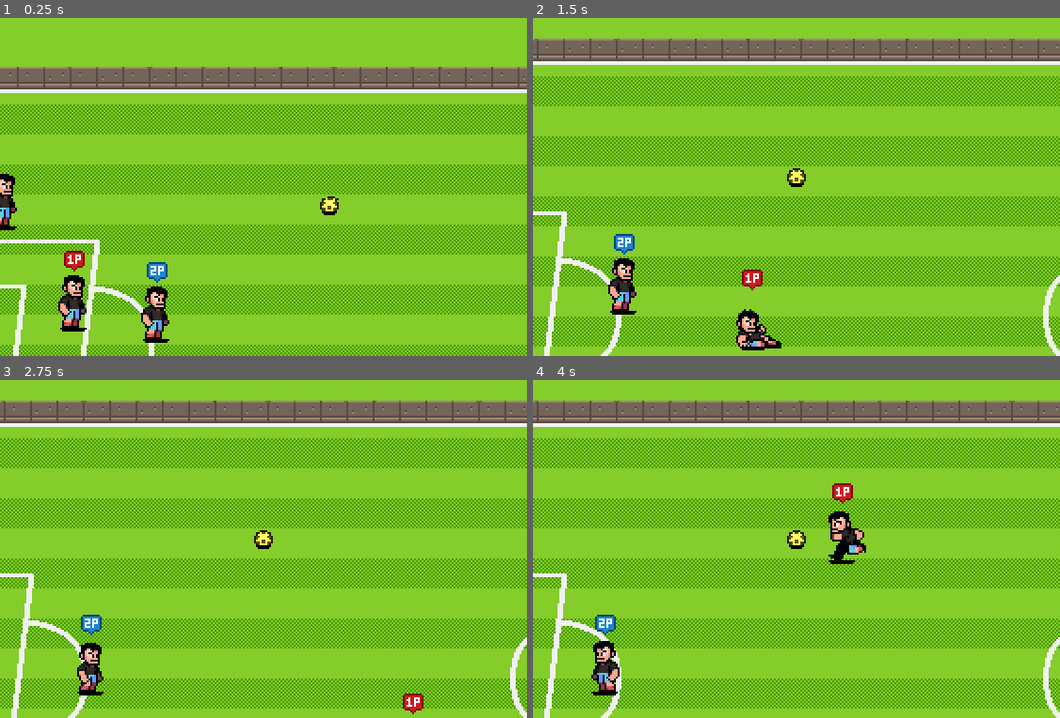
Above: before the commit, frames 1-4 (two rows, left to right).
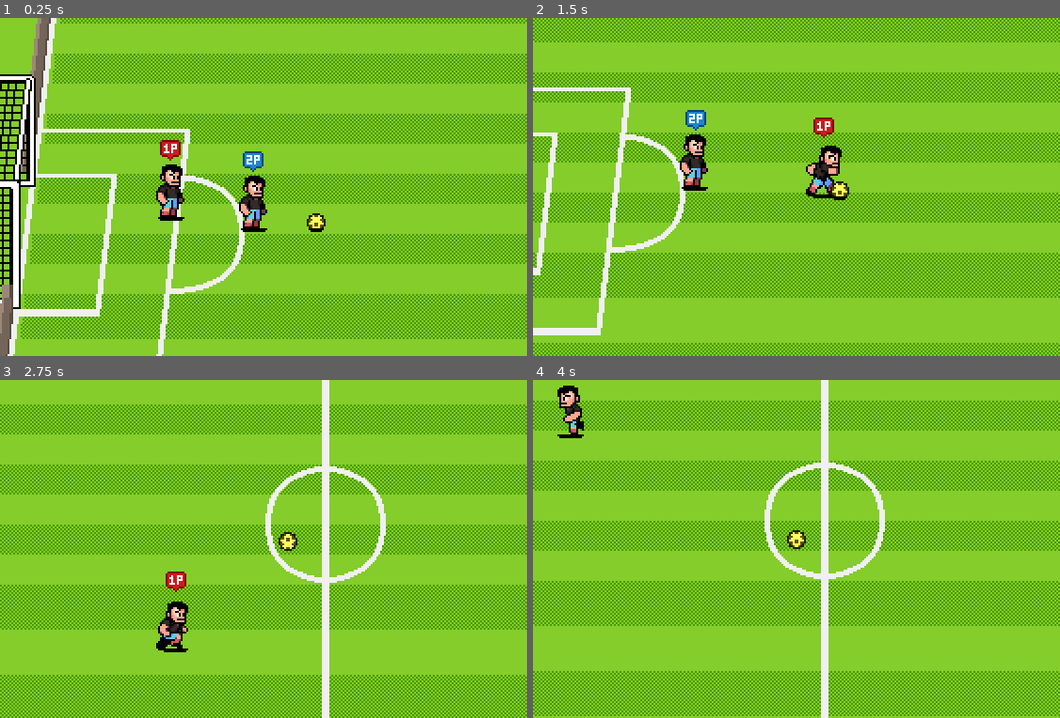
Above: after the commit, the same moments.

Repository: seedgs/SoccerCourse
Game: Godot game, scene res://scenes/world.tscn
Two runs of this game, one before a commit and one after it. Both use one fixed random seed, a clock stepped at 60 frames per second and the inputs below.
Inputs:
- Up to frame 1 (0.25 s): no input
- Up to frame 2 (1.5 s): hold Right (P1_right) 0.53-1.28 s; tap , (P1_pass) at 0.6 s; hold Down (P1_down) from 1.28 s (still down); tap . (P1_shootTheBall) at 1.35 s
- Up to frame 3 (2.75 s): release Down (P1_down) at 2.03 s; hold Right (P1_right) from 2.03 s (still down); tap S (P2_down) at 2.1 s
- Up to frame 4 (4 s): release Right (P1_right) at 2.78 s; hold Up (P1_up) 2.78-3.53 s; tap A (P2_left) at 2.85 s; hold Left (P1_left) from 3.53 s (still down); tap 1 (P2_pass) at 3.6 s

The runs differ from the first frame. In frame 1, 54% of the frame differs, in the area x 0-100%, y 0-100%; in frame 2, 28%; in frame 3, 41%; in frame 4, 39%.

Commit message:
(传球时球的高度问题未解决)投球效果的创建

Diff:
--- a/scenes/ball/ball.gd
+++ b/scenes/ball/ball.gd
@@ -3,6 +3,7 @@
 extends AnimatableBody2D # 继承自 AnimatableBody2D
 
 const BOUNCINESS := 0.65
+const DISTANCE_HIGH_PASS := 130.0
 
 enum State {CARRIED, FREEFORM, SHOT} # 枚举 球 的状态
 
@@ -13,6 +14,11 @@
 @onready var ball_shadow_sprite : Sprite2D = %ShadowSprite # （注意调用的名称）获取精灵节点的 “引用”（Godot引擎内需要设置“唯一名称访问”）
 
 @onready var animation_player : AnimationPlayer = %AnimationPlayer # 获取动画播放器的 “引用”（Godot引擎内需要设置“唯一名称访问”）
+
+
+@export var air_connect_max_height : float
+
+@export var air_connect_min_height : float
 
 @export var friction_air : float # 球在空中的摩擦力
 
@@ -40,7 +46,11 @@
 	if current_state != null: # 如果球的当前状态 不为 null
 		current_state.queue_free() # 清除当前状态
 	current_state = state_factory.get_fresh_state(state) # 创建 “新” 状态
-	current_state.setup(self, player_direction_area, carried, animation_player, ball_sprite, ball_shadow_sprite) # 传入状态数据
+	current_state.setup(self,
+		player_direction_area,
+		carried, animation_player,
+		ball_sprite,
+		ball_shadow_sprite) # 传入状态数据
 	current_state.state_transition_requested.connect(switch_state.bind()) # 球 收到 信号
 	current_state.name = "BallStateMachine"
 	call_deferred("add_child", current_state)
@@ -63,7 +73,7 @@
 	# 这里的 velocity 数值 其实就是  “player_state_shooting.gd” 的 “shoot_ball()” 方法的 state_data.shot_direction * state_data.shot_power 的数值！
 	velocity = shot_velocity
 
-	# 当球射出去后， 携带者（触碰者）为 null（可以理解为在空中！）
+	# 当球射出去后， 没有人触碰到球（可以理解为在空中！）
 	carried = null
 
 	# 转为 球的 射击状态，也就是转去 对应的 “ball_state_shot.gd”
@@ -78,13 +88,16 @@
 
 	# .distance_to()方法可以计算两个坐标轴间的距离
 	# 初始坐标为球在射出瞬间的坐标，结束坐标为 “target”坐标”
-	var distance := position.distance_to(destination) # 传球的距离 x
+	var distance := position.distance_to(destination) # 传球的距离
 
 	# 详情可查阅 “information_to_help_understand” 下的资料）
-	var intensity := sqrt(2 * distance * friction_ground) # 传球的距离 x
+	var intensity := sqrt(2 * distance * friction_ground) # 传球的初速
 
 	# “intensity”，其实就是球的初速度 v0
 	velocity = intensity * direction # 球的速度 = 球的初速度v0 * 球的方向
+
+	if distance > DISTANCE_HIGH_PASS:
+		height_velocity = BallState.GRAVITY * distance / (1.8 * intensity)
 
 	# 球被射出后，没有携带者，所以为 null
 	carried = null
@@ -93,5 +106,21 @@
 	switch_state(Ball.State.FREEFORM)
 
 
+# 球停止时的方法
 func stop() -> void:
 	velocity = Vector2.ZERO
+
+
+# 当前球进入的是什么状态的方法
+func can_air_intersct() -> bool:
+
+	# 设置了进入球的自由状态 返回 “true”
+	# 否则 球为默认状态 返回 “false”
+	# 此方法的目的 是 为了检测玩家 是否是 射门或者携带状态
+	# 如果是 另一玩家可以 转入 凌空抽射 或者 投球状态
+	return current_state != null and current_state.can_air_interact()
+
+
+
+func can_air_connect() -> bool:
+	return height <= air_connect_max_height and height >= air_connect_min_height
--- a/scenes/ball/ball_states/ball_state.gd
+++ b/scenes/ball/ball_states/ball_state.gd
@@ -70,3 +70,11 @@
 		# 可以 按照下面方法去写（self 为 父类 也就是本脚本）
 		if self is BallStateShot: # 这里修改的是 球 在碰到门框后，球反弹的效果
 			_exit_tree() # 也就是当球碰到门框后，球就不再形变，只有摩擦力！
+
+# can_air_interact()方法只是单纯询问是否有进入当前状态
+# 当前状态 为 球的默认状态
+# 也就是说 是否有进入当前 球的默认状态
+# 在不进入其他状态的时候，代码执行都是 进入球的默认状态
+# 也就是 返回 “false”
+func can_air_interact() -> bool:
+	return false
--- a/scenes/ball/ball_states/ball_state_freeform.gd
+++ b/scenes/ball/ball_states/ball_state_freeform.gd
@@ -25,3 +25,10 @@
 	process_gravity(delta, ball.BOUNCINESS) # 执行 过程中的重力方法（传参：delta 和 BOUNCINESS）
 	move_and_bound(delta) # move_and_collide()已经被 move_and_bound()方法所包含，所以里面的参数直接为 delta(增量)
 	#ball.move_and_collide(ball.velocity * delta) # 球移动！（自由状态下的球 也需要移动，类似于落地后受摩擦力，然后停下来）
+
+# can_air_interact()方法只是单纯询问是否有进入当前状态
+# 当前状态 为 球的自由状态
+# 也就是说 是否有进入当 球的自由状态
+# 进入了 球的自由状态 就返回 “true”
+func can_air_interact() -> bool:
+	return true
--- a/scenes/ball/ball_states/ball_state_shot.gd
+++ b/scenes/ball/ball_states/ball_state_shot.gd
@@ -44,7 +44,7 @@
 		#ball.move_and_collide(ball.velocity * delta) # 球移动！ 球的移动速度为时间的增量
 
 func _exit_tree() -> void: # 状态结束时， 球恢复原有状态
-	sprite_ball.scale.x = 1.0
+	sprite_ball.scale.x = 1
 	sprite_ball.skew = 0
 	sprite_ball.position.y = 0
 	sprite_shadow.scale.x = 0
--- a/scenes/characters/character_states/player_state.gd
+++ b/scenes/characters/character_states/player_state.gd
@@ -3,7 +3,9 @@
 extends Node
 
 # 这里 “State_data: PlayerStateData” 是发送来自 “Player_state_data.gd” 的 数据
-signal state_transition_requested(new_state: Player.State, State_data: PlayerStateData) # 发出一个 “状态” 信号！
+signal state_transition_requested(
+	new_state: Player.State,
+	State_data: PlayerStateData) # 发出一个 “状态” 信号！
 
 var animation_player : AnimationPlayer = null # 这里 “animation_player” 是一个引用，目的是通过 “animation_player”，可以直接访问“Player”父节点下的“AnimationPlayer”组件
 
@@ -15,11 +17,21 @@
 
 var teammate_detection_area : Area2D = null
 
-func steup(context_animation_player: AnimationPlayer, context_ball: Ball, context_player: Player, context_data: PlayerStateData, conetxt_teammate_detection_area: Area2D) -> void: # 创建一个设置方法（"setup()"），分别传入参数
+var ball_detection_area :Area2D = null
+
+func steup(
+	context_animation_player: AnimationPlayer,
+	context_ball: Ball,
+	context_ball_detection_area: Area2D,
+	context_player: Player,
+	context_data: PlayerStateData,
+	conetxt_teammate_detection_area: Area2D) -> void: # 创建一个设置方法（"setup()"），分别传入参数
 
 	animation_player = context_animation_player
 
 	ball = context_ball
+
+	ball_detection_area = context_ball_detection_area
 
 	player = context_player
 
@@ -31,7 +43,8 @@
 
 # 这个方法 可以使 “state_transition_requested.emit()” 直接变成 “trainsition_state()” 被调用
 # 这个方法也包括可以使用 “trainsition_state()” 内的参数，只要在 “signal state_transition_requested()” 内设置参数即可
-func transition_state(new_state: Player.State, state_data: PlayerStateData = PlayerStateData.new()) -> void:
+func transition_state(new_state: Player.State,
+		state_data: PlayerStateData = PlayerStateData.new()) -> void:
 	state_transition_requested.emit(new_state, state_data)
 
 func on_animation_complete() -> void: # 此处的方法 为空， 任何状态脚本可以调用这个方法，并重写
--- /dev/null
+++ b/scenes/characters/character_states/player_state_bicycle_kick.gd
@@ -0,0 +1,3 @@
+class_name PlayerStateBicycleKick
+
+extends PlayerState
--- /dev/null
+++ b/scenes/characters/character_states/player_state_header.gd
@@ -0,0 +1,28 @@
+class_name PlayerStateHeader
+
+extends PlayerState
+
+const HEIGHT_START := 0.1
+const HEIGHT_VELOCITY := 1.5
+const BONUS_POWER := 1.3
+
+func _enter_tree() -> void:
+	animation_player.play("header")
+	player.height = HEIGHT_START
+	player.height_velocity = HEIGHT_VELOCITY
+
+	# 连接Godot创建的 “BallDetectionArea” 检测区域
+	ball_detection_area.body_entered.connect(on_ball_entered.bind())
+
+func on_ball_entered(contact_ball: Ball) -> void:
+	if contact_ball.can_air_connect():
+		contact_ball.shoot(player.velocity.normalized() * player.power *BONUS_POWER)
+
+
+func _process(_delta: float) -> void:
+
+	# 当玩家接触地面时
+	if player.height == 0:
+
+		# 玩家转换为 恢复状态
+		transition_state(Player.State.RECOVERING)
--- a/scenes/characters/character_states/player_state_moving.gd
+++ b/scenes/characters/character_states/player_state_moving.gd
@@ -26,14 +26,36 @@
 	if player.velocity != Vector2.ZERO:
 		teammate_detection_area.rotation = player.velocity.angle()
 
-	if player.has_ball() and KeyUtils.is_action_just_pressed(player.control_scheme, KeyUtils.Action.PASS):
-		transition_state(player.State.PASSING)
+	# 玩家持球
+	if player.has_ball():
 
-	# 如果 玩家 持球 且 按下 射门按钮，玩家 进入准备射门状态！
-	if player.has_ball() and KeyUtils.is_action_just_pressed(player.control_scheme, KeyUtils.Action.SHOOT):
-		transition_state(player.State.PREPPING_SHOT)
+		# 如果按下 传球按键
+		if KeyUtils.is_action_just_pressed(player.control_scheme, KeyUtils.Action.PASS):
+
+			# 进入传球状态
+			transition_state(player.State.PASSING)
+
+		# 如果 射门按键
+		elif KeyUtils.is_action_just_pressed(player.control_scheme, KeyUtils.Action.SHOOT):
+
+			# 进入射门状态
+			transition_state(player.State.PREPPING_SHOT)
+
+	# can_air_intersct()方法是
+	# 为了检测玩家 是否是 射门或者携带状态
+	# 如果是 另一玩家可以 转入 凌空抽射 或者 投球状态
+	elif ball.can_air_intersct() and KeyUtils.is_action_just_pressed(player.control_scheme, KeyUtils.Action.SHOOT):
+
+		# 当一名玩家处于 射门或者携带状态 和 按下射门按键后
+		# 另一名玩家 如果移动速度为 0
+		if player.velocity == Vector2.ZERO:
+			pass
+		else:
+
+			# 另一名玩家 在移动的过程中，执行投球动作
+			transition_state(Player.State.HEADER)
 
 
 	# 如果 玩家 速度不为 0 且 按下 铲球 按钮，玩家 进入 铲球状态！
-	if player.velocity != Vector2.ZERO and KeyUtils.is_action_just_pressed(player.control_scheme, KeyUtils.Action.SHOOT):
-		transition_state(Player.State.TACKLING)
+	#if player.velocity != Vector2.ZERO and KeyUtils.is_action_just_pressed(player.control_scheme, KeyUtils.Action.SHOOT):
+		#transition_state(Player.State.TACKLING)
--- a/scenes/characters/character_states/player_state_passing.gd
+++ b/scenes/characters/character_states/player_state_passing.gd
@@ -18,8 +18,6 @@
 		# 方向是：持球玩家(player.heading) 的 方向
 		# 需要在 “player.heading” 加一个速度 50，才能使球移动
 		ball.pass_to(ball.position + player.heading * 50)
-		print(ball.position)
-		print(ball.position + player.heading * 50)
 	else: # 如果有传球目标
 
 		# 球的目标 为 视野最近 目标的位置，方向是：视野最近的目标的方向
--- /dev/null
+++ b/scenes/characters/character_states/player_state_volley_kick.gd
@@ -0,0 +1,3 @@
+class_name PlayerStateVolleyKick
+
+extends PlayerState
--- a/scenes/characters/player.gd
+++ b/scenes/characters/player.gd
@@ -4,7 +4,16 @@
 
 enum ControlScheme {CPU, P1, P2}
 
-enum State {MOVING, TACKLING, RECOVERING, PREPPING_SHOT, SHOOTING, PASSING}
+enum State {
+	BICYCLE_KICK,
+	HEADER,
+	MOVING,
+	PASSING,
+	PREPPING_SHOT,
+	RECOVERING,
+	SHOOTING,
+	TACKLING,
+	VOLLEY_KICK,}
 
 @export var ball : Ball
 
@@ -20,6 +29,8 @@
 
 @onready var teammate_detection_area : Area2D = %TeammateDetectionArea
 
+@onready var ball_detection_area : Area2D = %BallDetectionArea
+
 # 创建图片的 “控制角色” 的 字典索引
 const CONTROL_SCHEME_MAP : Dictionary = {
 	ControlScheme.CPU: preload("res://assets/art/props/cpu.png"),
@@ -27,11 +38,17 @@
 	ControlScheme.P2: preload("res://assets/art/props/2p.png"),
 }
 
+const GRAVITY := 8.0
+
 @onready var control_sprite : Sprite2D = %ControlSprite
 
 var current_state: PlayerState = null # 玩家当前状态的引用
 
 var heading := Vector2.RIGHT # 设 玩家的默认朝向为 右
+
+var height := 0.0
+
+var height_velocity := 0.0
 
 var state_factory := PlayerStateFactory.new()  # 引用 “player_state_facyory”， 并创建新实例
 
@@ -45,26 +62,62 @@
 
 
 # Called every frame. 'delta' is the elapsed time since the previous frame.
-func _process(_delta: float) -> void: # ( )内的 “delta” 如果前面有 “_” 代表此方法的 “delta” 数值被使用，如果 “delta” 没被使用，“_” 应该被加上！
+func _process(delta: float) -> void: # ( )内的 “delta” 如果前面有 “_” 代表此方法的 “delta” 数值被使用，如果 “delta” 没被使用，“_” 应该被加上！
 
 	move_and_slide()
 
 	# player_direction()
+
+	process_gravity(delta)
 
 	flip_sprite()
 
 	set_sprite_visibility()
 
 
-func switch_state(state: Player.State, state_data: PlayerStateData = PlayerStateData.new()) -> void:
+func switch_state(
+	state: Player.State,
+	state_data: PlayerStateData = PlayerStateData.new()) -> void:
 	if current_state != null:
 		current_state.queue_free() # 现有状态存在就销毁它
 	current_state = state_factory.get_fresh_state(state) # 从“player_state_facyory”获取get_fresh_state() 方法，并传入状态
-	current_state.steup(animation_player, ball, self, state_data, teammate_detection_area) # (传入的参数可以给依赖 “Player” 的脚本任意调用！！！)self为 player（传参的顺序按照 “player_state.gd” 的 “setup()” 传参顺序 ）
-	current_state.state_transition_requested.connect(switch_state.bind()) # 接收信号，并绑定
+
+	 # (传入的参数可以给依赖 “Player” 的脚本任意调用！！！)self为 player（传参的顺序按照 “player_state.gd” 的 “setup()” 传参顺序 ）
+	# 修改建议：这里有点长了，可以建立一个包含下面所有依赖项的对象，只需传递这个对象即可
+	current_state.steup(
+		animation_player,
+		ball,
+		ball_detection_area,
+		self,
+		state_data,
+		teammate_detection_area)
+
+	# 接收信号，并绑定
+	current_state.state_transition_requested.connect(switch_state.bind())
 	current_state.name = "PlayerStateMachine: " + str(state)
-	call_deferred("add_child", current_state) # 把 switch_state()添加为子对象，并延迟调用！
 
+	 # 把 switch_state()添加为子对象，并延迟调用！
+	call_deferred("add_child", current_state)
+
+
+
+func process_gravity(delta) -> void:
+	if height > 0:
+
+		# 随时间持续 递减 GRAVITY（每秒减少GRAVITY数值）
+		# 并传入 height_velocity
+		height_velocity -= GRAVITY * delta
+
+		# 每秒减少GRAVITY数值 并递增
+		# 传入 height
+		# 第一次循环 递增 8，第二次循环 递增 0
+		height += height_velocity
+
+		if height <= 0:
+			height = 0
+
+	# 玩家 下面的 阴影的位置 是 上升 height数值（也是就8px）
+	player_sprite.position = Vector2.UP * height
 
 
 func set_movement_animation() -> void: # 人物动画状态
--- a/scenes/characters/player.tscn
+++ b/scenes/characters/player.tscn
@@ -18,6 +18,54 @@
 "transitions": PackedFloat32Array(1),
 "update": 1,
 "values": [0]
+}
+
+[sub_resource type="Animation" id="Animation_eojnx"]
+resource_name = "bycicle_kick"
+length = 4.0
+step = 0.1
+tracks/0/type = "value"
+tracks/0/imported = false
+tracks/0/enabled = true
+tracks/0/path = NodePath("PlayerSprite:frame")
+tracks/0/interp = 1
+tracks/0/loop_wrap = true
+tracks/0/keys = {
+"times": PackedFloat32Array(0, 0.1, 0.2, 0.3),
+"transitions": PackedFloat32Array(1, 1, 1, 1),
+"update": 1,
+"values": [36, 37, 38, 39]
+}
+tracks/1/type = "method"
+tracks/1/imported = false
+tracks/1/enabled = true
+tracks/1/path = NodePath(".")
+tracks/1/interp = 1
+tracks/1/loop_wrap = true
+tracks/1/keys = {
+"times": PackedFloat32Array(0.4),
+"transitions": PackedFloat32Array(1),
+"values": [{
+"args": [],
+"method": &"on_animation_complete"
+}]
+}
+
+[sub_resource type="Animation" id="Animation_7vyk4"]
+resource_name = "header"
+length = 0.2
+step = 0.1
+tracks/0/type = "value"
+tracks/0/imported = false
+tracks/0/enabled = true
+tracks/0/path = NodePath("PlayerSprite:frame")
+tracks/0/interp = 1
+tracks/0/loop_wrap = true
+tracks/0/keys = {
+"times": PackedFloat32Array(0, 0.1),
+"transitions": PackedFloat32Array(1, 1),
+"update": 1,
+"values": [24, 25]
 }
 
 [sub_resource type="Animation" id="Animation_rp718"]
@@ -139,23 +187,60 @@
 "values": [30]
 }
 
+[sub_resource type="Animation" id="Animation_qgnko"]
+resource_name = "volley_kick"
+length = 0.3
+step = 0.1
+tracks/0/type = "value"
+tracks/0/imported = false
+tracks/0/enabled = true
+tracks/0/path = NodePath("PlayerSprite:frame")
+tracks/0/interp = 1
+tracks/0/loop_wrap = true
+tracks/0/keys = {
+"times": PackedFloat32Array(0, 0.1),
+"transitions": PackedFloat32Array(1, 1),
+"update": 1,
+"values": [49, 50]
+}
+tracks/1/type = "method"
+tracks/1/imported = false
+tracks/1/enabled = true
+tracks/1/path = NodePath(".")
+tracks/1/interp = 1
+tracks/1/loop_wrap = true
+tracks/1/keys = {
+"times": PackedFloat32Array(0.2),
+"transitions": PackedFloat32Array(1),
+"values": [{
+"args": [],
+"method": &"on_animation_complete"
+}]
+}
+
 [sub_resource type="AnimationLibrary" id="AnimationLibrary_76oj4"]
 _data = {
 &"RESET": SubResource("Animation_yewv4"),
+&"bycicle_kick": SubResource("Animation_eojnx"),
+&"header": SubResource("Animation_7vyk4"),
 &"idle": SubResource("Animation_rp718"),
 &"kick": SubResource("Animation_6eyoc"),
 &"prep_kick": SubResource("Animation_kqtwu"),
 &"recover": SubResource("Animation_atpat"),
 &"run": SubResource("Animation_76oj4"),
-&"tackle": SubResource("Animation_dyp2m")
+&"tackle": SubResource("Animation_dyp2m"),
+&"volley_kick": SubResource("Animation_qgnko")
 }
 
 [sub_resource type="CapsuleShape2D" id="CapsuleShape2D_rp718"]
 radius = 3.0
-height = 14.0
+height = 10.0
+
+[sub_resource type="CapsuleShape2D" id="CapsuleShape2D_dyp2m"]
+radius = 6.0
+height = 20.0
 
 [node name="Player" type="CharacterBody2D"]
-position = Vector2(4, 0)
 collision_layer = 2
 script = ExtResource("1_yewv4")
 speed = 150.0
@@ -163,7 +248,6 @@
 
 [node name="PlayerSprite" type="Sprite2D" parent="."]
 unique_name_in_owner = true
-position = Vector2(-4, 0)
 texture = ExtResource("1_rp718")
 centered = false
 offset = Vector2(-16, -32)
@@ -184,7 +268,7 @@
 autoplay = "idle"
 
 [node name="CollisionShape2D" type="CollisionShape2D" parent="."]
-position = Vector2(-4, -3)
+position = Vector2(0, -2)
 rotation = 1.5708
 shape = SubResource("CapsuleShape2D_rp718")
 
@@ -196,11 +280,20 @@
 
 [node name="CollisionPolygon2D" type="CollisionPolygon2D" parent="TeammateDetectionArea"]
 visible = false
-position = Vector2(-4, 0)
 polygon = PackedVector2Array(0, -40, 280, -150, 330, -100, 330, 100, 280, 150, 0, 40)
 
 [node name="ShadowSprite" type="Sprite2D" parent="."]
-position = Vector2(-4, 0)
 texture = ExtResource("3_76oj4")
 centered = false
 offset = Vector2(-8, -15)
+
+[node name="BallDetectionArea" type="Area2D" parent="."]
+unique_name_in_owner = true
+collision_layer = 0
+collision_mask = 4
+monitorable = false
+
+[node name="CollisionShape2D" type="CollisionShape2D" parent="BallDetectionArea"]
+position = Vector2(0, -8)
+rotation = 1.5708
+shape = SubResource("CapsuleShape2D_dyp2m")
--- a/scenes/characters/player_state_factory.gd
+++ b/scenes/characters/player_state_factory.gd
@@ -4,12 +4,15 @@
 
 func _init() -> void: # 添加状态字典（人物的各种状态）
 	states = {
+		Player.State.BICYCLE_KICK: PlayerStateBicycleKick,
+		Player.State.HEADER: PlayerStateHeader,
 		Player.State.MOVING: PlayerStateMoving,
 		Player.State.PASSING: PlayerStatePassing,
 		Player.State.PREPPING_SHOT: PlayerStatePreppingShot,
 		Player.State.RECOVERING: PlayerStateRecovering,
 		Player.State.SHOOTING: PlayerStateShooting,
 		Player.State.TACKLING: PlayerStateTackling,
+		Player.State.VOLLEY_KICK: PlayerStateVolleyKick,
 	}
 
 func get_fresh_state(state: Player.State) -> PlayerState: # 传入一个玩家状态，并返回一个玩家状态（这里是各种状态：包括 “铲球”、“移动” 等）
--- a/scenes/world.tscn
+++ b/scenes/world.tscn
@@ -105,10 +105,11 @@
 polygon = PackedVector2Array(0, 0, 802, 0, 802, 8, 0, 8)
 
 [node name="Player" parent="ActorsContainer" node_paths=PackedStringArray("ball") instance=ExtResource("4_k0juu")]
-position = Vector2(93, 118)
+position = Vector2(-121, -34)
 ball = NodePath("../Ball")
 
 [node name="Player2" parent="ActorsContainer" node_paths=PackedStringArray("ball") instance=ExtResource("4_k0juu")]
+y_sort_enabled = true
 position = Vector2(130, 172)
 ball = NodePath("../Ball")
 control_scheme = 1
@@ -119,4 +120,6 @@
 control_scheme = 2
 
 [node name="Ball" parent="ActorsContainer" instance=ExtResource("5_71j4m")]
-position = Vector2(262, 111)
+position = Vector2(207, 179)
+air_connect_max_height = 30.0
+air_connect_min_height = 10.0
Not shown, added: scenes/characters/character_states/player_state_bicycle_kick.gd.uid
Not shown, added: scenes/characters/character_states/player_state_header.gd.uid
Not shown, added: scenes/characters/character_states/player_state_volley_kick.gd.uid
Not shown: 1 places in scenes/characters/player.tscn that only renumber resources
Not shown, removed: assets/information_to_help_understand/~$(在拥有初速度时)从一个坐标传递至另一个坐标的推导过程.docx
Not shown, added: assets/information_to_help_understand/关于传球时球初速度的数学解析.docx
